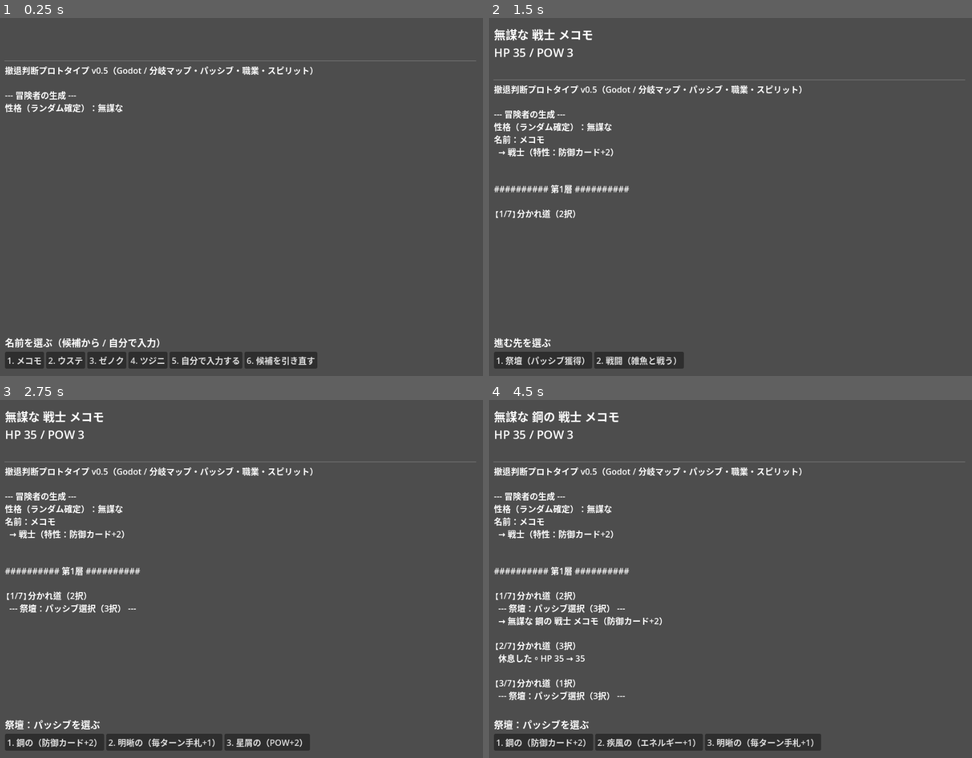
Above: before the commit, frames 1-4 (two rows, left to right).
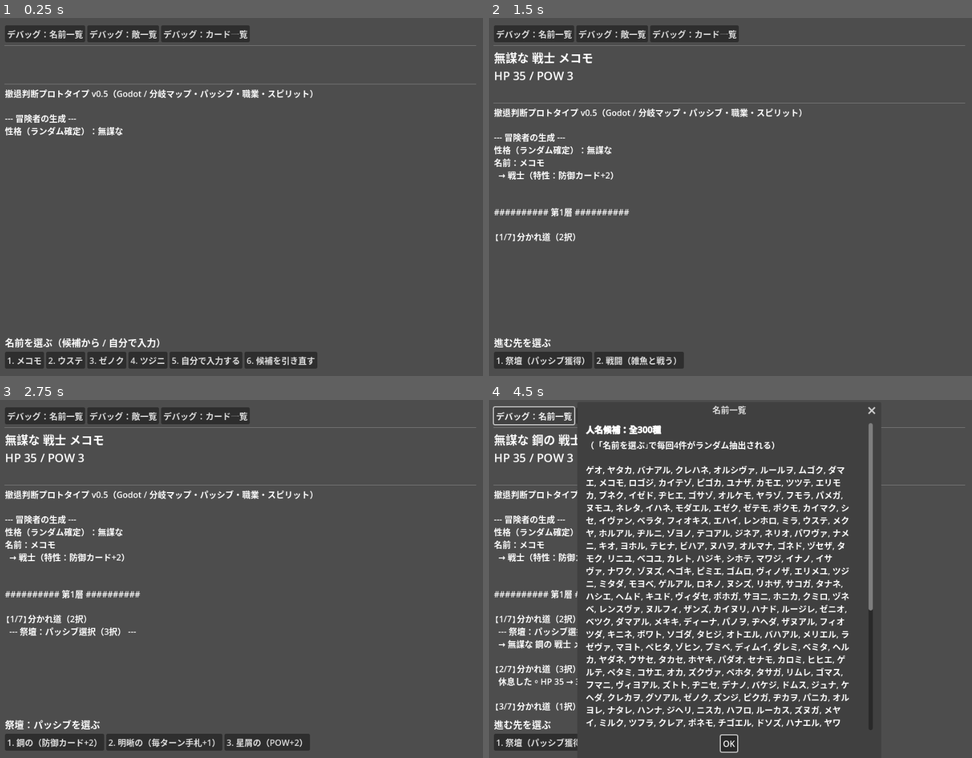
Above: after the commit, the same moments.

Repository: bakery48/rogue-lite
Game: Godot game, scene res://Main.tscn
Two runs of this game, one before a commit and one after it. Both use one fixed random seed, a clock stepped at 60 frames per second and the inputs below.
Inputs:
- Up to frame 1 (0.25 s): no input
- Up to frame 2 (1.5 s): click "1. メコモ" at 0.5 s; click "1. 戦士（HP 35 / POW 3）" at 1.25 s
- Up to frame 3 (2.75 s): click "1. 祭壇（パッシブ獲得）" at 2 s
- Up to frame 4 (4.5 s): click "1. 鋼の（防御カード+2）" at 2.75 s; click "1. 休息（HP+8）" at 3.5 s; click "1. 祭壇（パッシブ獲得）" (after the commit: "デバッグ：名前一覧") at 4.25 s

The runs differ from the first frame. In frame 1, 4.8% of the frame differs, in the area x 0-99%, y 2-33%; in frame 2, 6.9%; in frame 3, 7.4%; in frame 4, 17%, in the area x 0-99%, y 1-99%.

Commit message:
デバッグ用に名前/敵/カード一覧ボタンを追加
- 画面上部に常設の3ボタン（デバッグ：名前一覧／敵一覧／カード一覧）。
  ゲーム進行のchoice_boxとは独立していて、いつでも押せる
- ポップアップ(AcceptDialog+スクロール)で一覧を表示
  - 名前一覧：NAMES 300種を一覧表示
  - 敵一覧：層ボス(LAYER_ENEMIES)、雑魚原型とスケール式、スピリット出現率
  - カード一覧：CARDS定義、職業別初期デッキ、パッシブ一覧
- 開いたまま次のボタンを押しても衝突しないよう、前のダイアログを
  hide()+queue_free()してから新しいものを開く

Godot 4.3 headless で3ボタンのクリック→ダイアログ生成、パース、
連続クリック時の排他ウィンドウ衝突が解消したことを確認。

Co-Authored-By: Claude Sonnet 5 <noreply@anthropic.com>
Claude-Session: https://claude.ai/code/session_0147rnBqQBugQv7SX3oL6rSs

Diff:
--- a/godot/main.gd
+++ b/godot/main.gd
@@ -18,6 +18,7 @@
 var log_label: RichTextLabel
 var prompt_label: Label
 var choice_box: HBoxContainer
+var debug_dialog: AcceptDialog = null
 
 # --- 状態 ---
 var graveyard: Dictionary = {}
@@ -61,6 +62,22 @@
 	var vbox := VBoxContainer.new()
 	margin.add_child(vbox)
 
+	# デバッグ用：名前/敵/カードの一覧をいつでも確認できるボタン（ゲーム進行とは独立）
+	var debug_row := HBoxContainer.new()
+	vbox.add_child(debug_row)
+	for spec in [
+		["名前一覧", _debug_names_text],
+		["敵一覧", _debug_enemies_text],
+		["カード一覧", _debug_cards_text],
+	]:
+		var label: String = spec[0]
+		var gen: Callable = spec[1]
+		var b := Button.new()
+		b.text = "デバッグ：%s" % label
+		b.pressed.connect(func(): _show_debug_popup(label, gen.call()))
+		debug_row.add_child(b)
+	vbox.add_child(HSeparator.new())
+
 	# 画面上部に常に表示名を出す（形容詞の上書きが見える）
 	header_label = Label.new()
 	header_label.add_theme_font_size_override("font_size", 22)
@@ -89,6 +106,89 @@
 
 func log_line(text: String) -> void:
 	log_label.append_text(text + "\n")
+
+
+# ---------------------------------------------------------------------------
+# デバッグ一覧（名前 / 敵 / カード）
+# ---------------------------------------------------------------------------
+
+func _show_debug_popup(title: String, bbcode_text: String) -> void:
+	# 前のデバッグダイアログが開いたままだと exclusive window 同士が衝突するので先に閉じる
+	# queue_free() はフレーム末まで実体が残るため、即時 hide() してから解放する
+	if debug_dialog != null and is_instance_valid(debug_dialog):
+		debug_dialog.hide()
+		debug_dialog.queue_free()
+		debug_dialog = null
+
+	var dialog := AcceptDialog.new()
+	dialog.title = title
+	dialog.size = Vector2i(560, 640)
+
+	var scroll := ScrollContainer.new()
+	scroll.custom_minimum_size = Vector2(520, 560)
+	dialog.add_child(scroll)
+
+	var rtl := RichTextLabel.new()
+	rtl.bbcode_enabled = true
+	rtl.fit_content = true
+	rtl.custom_minimum_size = Vector2(500, 0)
+	rtl.text = bbcode_text
+	scroll.add_child(rtl)
+
+	add_child(dialog)
+	debug_dialog = dialog
+	dialog.confirmed.connect(func(): dialog.queue_free())
+	dialog.canceled.connect(func(): dialog.queue_free())
+	dialog.tree_exiting.connect(func():
+		if debug_dialog == dialog:
+			debug_dialog = null)
+	dialog.popup_centered()
+
+
+func _debug_names_text() -> String:
+	var text = "[b]人名候補：全%d種[/b]\n（「名前を選ぶ」で毎回4件がランダム抽出される）\n\n" % Cfg.NAMES.size()
+	text += ", ".join(Cfg.NAMES)
+	return text
+
+
+func _debug_enemies_text() -> String:
+	var text = "[b]層のボス（各層の最終アクション）[/b]\n"
+	for layer_num in Cfg.LAYER_ENEMIES:
+		var e = Cfg.LAYER_ENEMIES[layer_num]
+		text += "  第%d層：%s　HP %d　攻撃 %s\n" % [
+			layer_num, e.name, e.hp, str(e.attacks)]
+
+	text += "\n[b]雑魚（戦闘ノード）[/b]\n"
+	text += "  HP = 基礎 + 層×%d　攻撃 = 基礎 + (層-1)×%d\n" % [
+		Cfg.MINOR_HP_PER_LAYER, Cfg.MINOR_ATK_PER_LAYER]
+	for arch in Cfg.MINOR_ARCHETYPES:
+		text += "  %s　基礎HP %d　基礎攻撃 %d\n" % [arch.name, arch.hp, arch.atk]
+
+	text += "\n[b]スピリット（探索・加勢）[/b]\n"
+	text += "  出現率 %d%%　攻撃カード：POW+%d\n" % [
+		int(Cfg.SPIRIT_APPEAR_RATE * 100), Cfg.SPIRIT_CARD_VALUE]
+	return text
+
+
+func _debug_cards_text() -> String:
+	var text = "[b]カード定義[/b]\n"
+	for cn in Cfg.CARDS:
+		var c = Cfg.CARDS[cn]
+		var desc := ""
+		match c.type:
+			"attack": desc = "攻撃：POW+%d" % c.value
+			"block":  desc = "防御：+%d" % c.value
+			"draw":   desc = "ドロー：%d枚" % c.value
+		text += "  %s　cost %d　%s\n" % [cn, c.cost, desc]
+
+	text += "\n[b]職業別 初期デッキ[/b]\n"
+	for job in Cfg.JOBS:
+		text += "  %s（特性：%s）\n    %s\n" % [job.name, job.trait, ", ".join(job.deck)]
+
+	text += "\n[b]パッシブ（祭壇）[/b]\n"
+	for p in Cfg.PASSIVES:
+		text += "  %s　%s\n" % [p.adjective, p.desc]
+	return text
 
 
 func update_header(adv: Dictionary) -> void:
